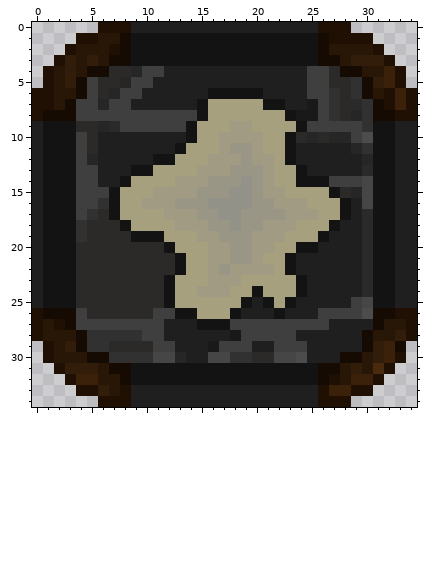
One commit to this pixel-art sprite: resources/sprites/gui/buttons/towerBuy/gluer/001.png. The first picture shows the starting point.
The file is 35x35 pixels. Colours within 5 levels of each other are drawn and written as one.
After:
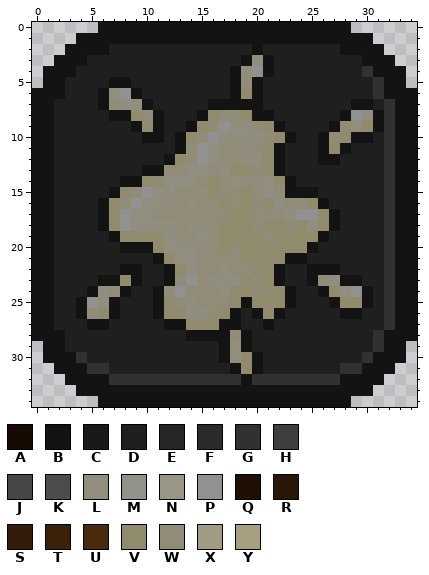
Palette (. is transparent): A #150b02  B #131313  C #191919  D #1f1f1f  E #262626  F #2c2a29  G #313131  H #3f3f3f  J #464646  K #4c4c4c  L #918e80  M #939289  N #9a9685  P #919191  Q #1f1003  R #281707  S #311d0a  T #3c210a  U #492a0e  V #918b6e  W #918c77  X #a09b82  Y #a7a07e
Changes in this commit:
Changed rows in their new state; - is an unchanged pixel.
first column x 0:
 0 ------BBBBBBBBBBBBBBBBBBBBBBB------
 1 ----BBBBB-----------------BBBBB----
 2 ---BBBBDDDDDDDDDDDDD-DDDDDDDBBBB---
 3 --BBBDDDDDDDDDDDDDD-L-DDDDDDDDBBB--
 4 -BBBDDDDDDDD------BLPB---DDDDDGBBB-
 5 -BBDDDDBBDD-------BWB----DDDDDDGBB-
 6 BBBDDDBLPB------DD-V-----DDDDDDGBBB
 7 BBDDDDBWLLB----DBBBBBDD--DDDDBBDGBB
 8 BBDDDDDBBVWBDDD-VWWVBBDDDDDDBPLBGBB
 9 B-DDDDDDDBVBDD-VWPLLWVBDDDDBWLV-GBB
10 B-DDDD----BB-BVWPLLLLWV-DDBWVBBDGBB
11 B-DDDD--------WPLWWWWVBD--BVBDDDGBB
12 B-DDDD-----D-VWPLWWLLVBD--BB--DDGBB
13 B-DDDD---D-BWWLLWLVVWVBDD-----DDGBB
14 B-DDDD---BVVLLLWVWLWWLVBDDDDDDDDGBB
15 B-DDDDD-VWPLLWWLVWWVWLWBBBDDDDDDGBB
16 B-DDDDBVWPLLWWLWWVWVWVLWWVBDD-DDGBB
17 B-DDDDBVPLLWWWWWWWVVWWWLPPVBD-DDGBB
18 B-DDDDBVPLLLLWLWWVVVWVVWVLV---DDGBB
19 B-DDDDDBVVVVLWWLWVVVVWVVVV----DDGBB
20 B-DDDDDDBBBVLLLWWVWVVVVVV-----DDGBB
21 B-DDDDDDDDDBVLLWWWWVVVV-B-----DDGBB
22 B-DDDDDDBBDDBVLWWLWWVVBD-BBB--DDGBB
23 B-DDDDBBVBDD-WPWLLLVWVBDDBWLBBDDGBB
24 B-DDDBLWBDDBWPWWWLVVWVVBD-BVLPBDGBB
25 B-DDBPLBDDDBVWLWWWV-VVV----BVVBDGBB
26 BBDDBWVBDDDBVVLLWV--BV----DDBBDDGBB
27 BBDDDBBDDDDDBBVVV-BDDBDDDDD----DGBB
28 BBBDDDDDDDDD--BBBBWBDDDD------DGBBB
29 -BBDDDDDDDDDD---DBLB--DDD-----DGBB-
30 -BBBGDDDDDDDDD--DBLVBDDDD---DDGBBB-
31 --BBBGGDDDDDDDDDDD-V-DDDDDDDGGBBB--
32 ---BBBBGGGGGGGGGGGG-GGGGGGGGBBBB---
33 ----BBBBBBBBBBBBBBBBBBBBBBBBBBB----
34 ------BBBBBBBBBBBBBBBBBBBBBBB------
Changed places in both pictures, as pixel boxes (x1, y1, x2, y2):
changed: (32, 22, 417, 407)
